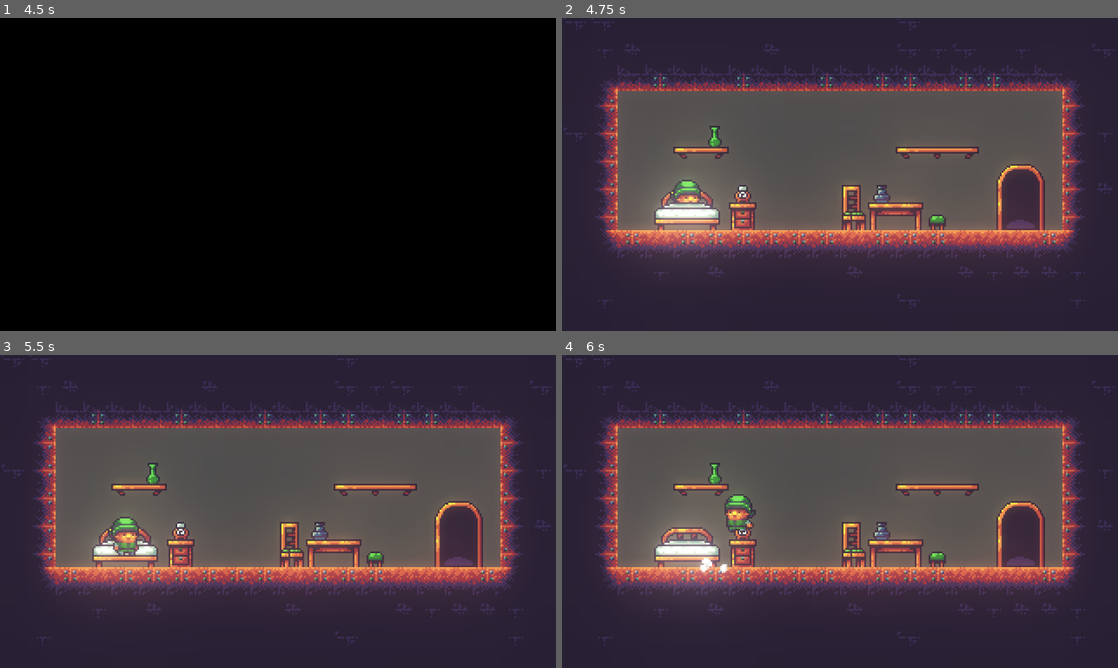
Above: before the commit, frames 1-4 (two rows, left to right).
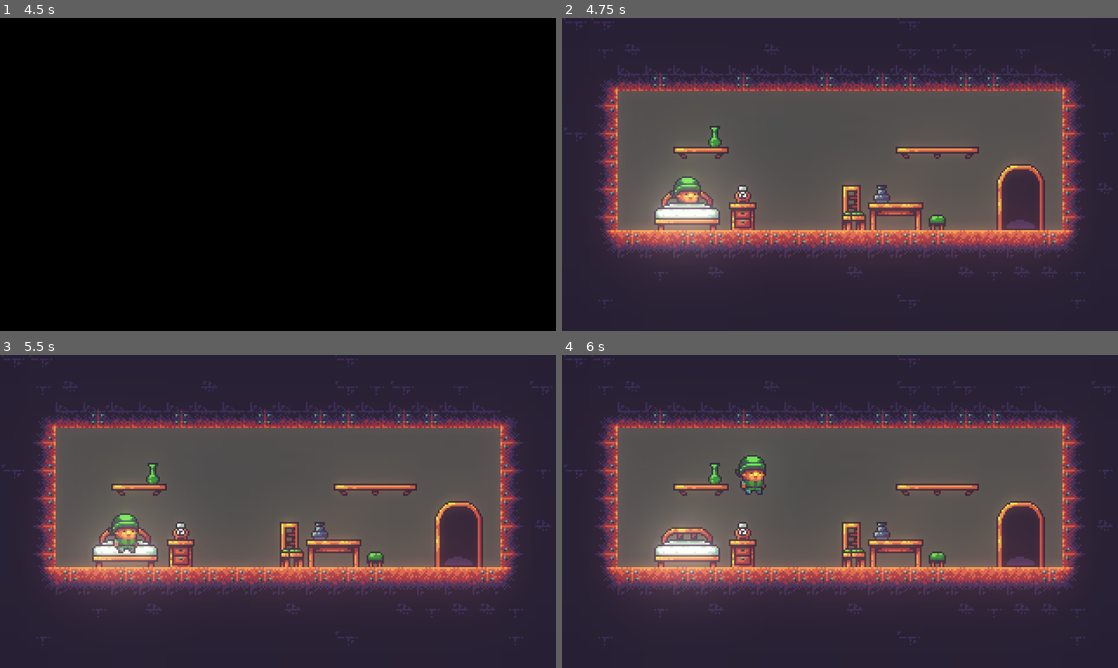
Above: after the commit, the same moments.

Repository: lethiandev/gd-christmas-morning
Game: Godot game, scene res://stages/bedroom/bedroom_stage.tscn
Two runs of this game, one before a commit and one after it. Both use one fixed random seed, a clock stepped at 60 frames per second and the inputs below.
Inputs:
- Up to frame 1 (4.5 s): tap Enter at 0.5, 2, 3.5 s; hold D (move_right) 0.53-2.03 s; tap W (jump) at 0.6, 0.77, 1.07, 1.35, 1.52, 1.82, 2.1, 2.85, 3.02, 3.32, 3.6, 3.77, 4.07, 4.35 s; tap Space at 1.25, 2.75, 4.25 s; hold A (move_left) 2.03-2.78 s; hold D (move_right) 2.78-4.28 s; hold A (move_left) from 4.28 s (still down)
- Up to frame 2 (4.75 s): keep holding A (move_left); tap W (jump) at 4.52 s
- Up to frame 3 (5.5 s): tap W (jump) at 4.82, 5.1 s; release A (move_left) at 5.03 s; hold D (move_right) from 5.03 s (still down)
- Up to frame 4 (6 s): release D (move_right) at 5.78 s; hold A (move_left) from 5.78 s (still down); tap W (jump) at 5.85 s

Frame 1 is identical in both runs. In frame 2, 0.3% of the frame differs, in the area x 19-25%, y 50-59%; in frame 3, 0.5%; in frame 4, 1.1%, in the area x 24-37%, y 32-70%.

Commit message:
Add intro player lock during animation

Diff:
--- a/src/player/player.gd
+++ b/src/player/player.gd
@@ -6,6 +6,7 @@
 const WALK_SPEED = 100.0
 const JUMP_STRENGTH = 162
 
+var input_lock = false
 var input_move = 0.0
 var input_jump = false
 
@@ -42,8 +43,8 @@
 
 func _physics_process(p_delta: float) -> void:
 	# Apply player input
-	input_move = Input.get_axis("move_left", "move_right")
-	input_jump = Input.is_action_just_pressed("jump")
+	input_move = Input.get_axis("move_left", "move_right") if not input_lock else 0.0
+	input_jump = Input.is_action_just_pressed("jump") if not input_lock else false
 
 	_update_move_action(p_delta)
 	_update_jump_action(p_delta)
@@ -117,3 +118,9 @@
 	$Camera2D.limit_top = p_limit.position.y
 	$Camera2D.limit_right = p_limit.end.x
 	$Camera2D.limit_bottom = p_limit.end.y
+
+func _jump_intro() -> void:
+	linear_velocity.x = WALK_SPEED * 0.75
+	linear_velocity.y = -JUMP_STRENGTH
+	jumping_time = 0.0
+	coyote_time = 0.0
--- a/src/stages/bedroom/bedroom_stage.tscn
+++ b/src/stages/bedroom/bedroom_stage.tscn
@@ -63,13 +63,33 @@
 "method": "set_physics_process"
 } ]
 }
-tracks/3/type = "value"
-tracks/3/path = NodePath("Player:z_index")
+tracks/3/type = "method"
+tracks/3/path = NodePath("Player")
 tracks/3/interp = 1
 tracks/3/loop_wrap = true
 tracks/3/imported = false
 tracks/3/enabled = true
 tracks/3/keys = {
+"times": PoolRealArray( 0, 5.5, 7 ),
+"transitions": PoolRealArray( 1, 1, 1 ),
+"values": [ {
+"args": [ "input_lock", true ],
+"method": "set"
+}, {
+"args": [  ],
+"method": "_jump_intro"
+}, {
+"args": [ "input_lock", false ],
+"method": "set"
+} ]
+}
+tracks/4/type = "value"
+tracks/4/path = NodePath("Player:z_index")
+tracks/4/interp = 1
+tracks/4/loop_wrap = true
+tracks/4/imported = false
+tracks/4/enabled = true
+tracks/4/keys = {
 "times": PoolRealArray( 0, 5.5 ),
 "transitions": PoolRealArray( 1, 1 ),
 "update": 1,
@@ -111,8 +131,7 @@
 next_level = ExtResource( 7 )
 
 [node name="Player" parent="." instance=ExtResource( 1 )]
-position = Vector2( -88, 17 )
-z_index = -1
+position = Vector2( -88, 15 )
 
 [node name="SecretArea" parent="." instance=ExtResource( 4 )]
 
